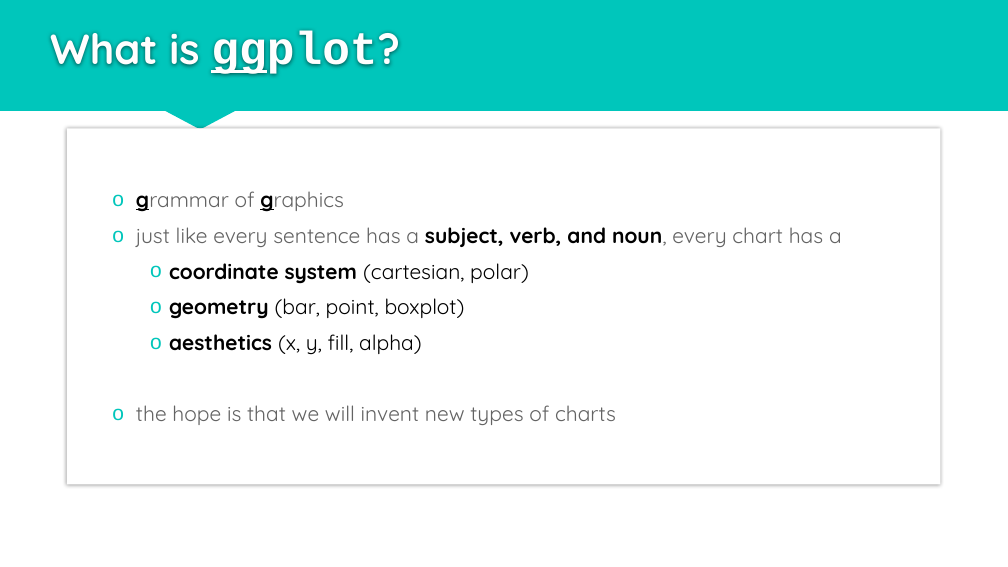
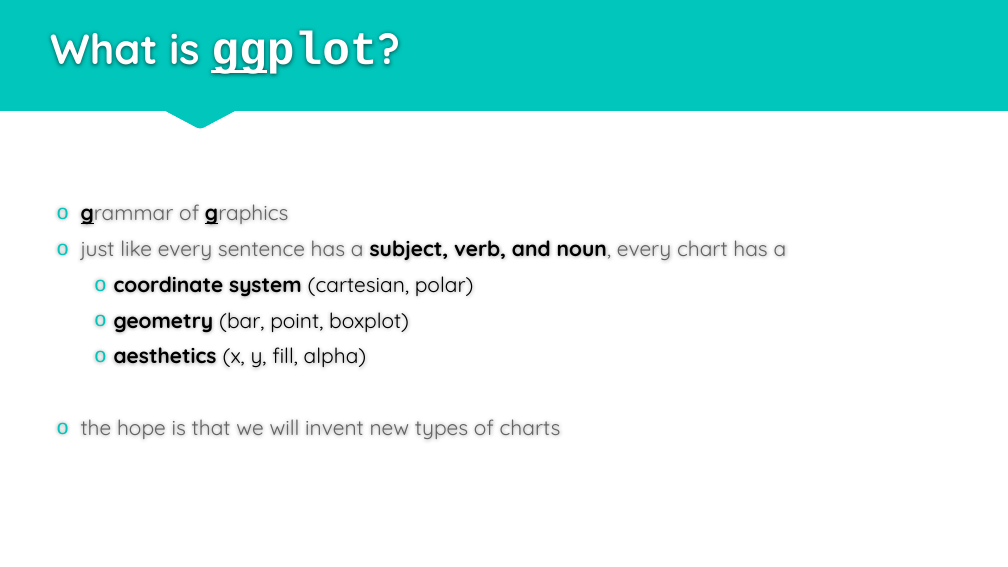
Before and after one commit to rjake/talks-and-presentations, a slide deck: slide 5 of output/data_viz_2020_09_23.pptx. Drawn at 1008x567 pixels with LibreOffice and Linux fonts; fonts in the diff are those of the drawing. Boxes give left, top, right and bottom in pixels: in the first picture for what was removed or moved away, otherwise in the second. Text is boxed around its words. In the diff, an @@ line names an element or a change of style, - is before the commit and + after.

```diff
--- a/output/data_viz_2020_09_23.pptx
+++ b/output/data_viz_2020_09_23.pptx
@@ text "grammar of graphics": place and size @@
-text "grammar of graphics" at (67,129,941,485)
+text "grammar of graphics" at (81,204,787,439)
@@ text "grammar of graphics" at (81,204,787,439): fill #FFFFFF to none; shadow off @@
```
Also in this commit, not shown: 1 other slide changed, 1 slide added.
